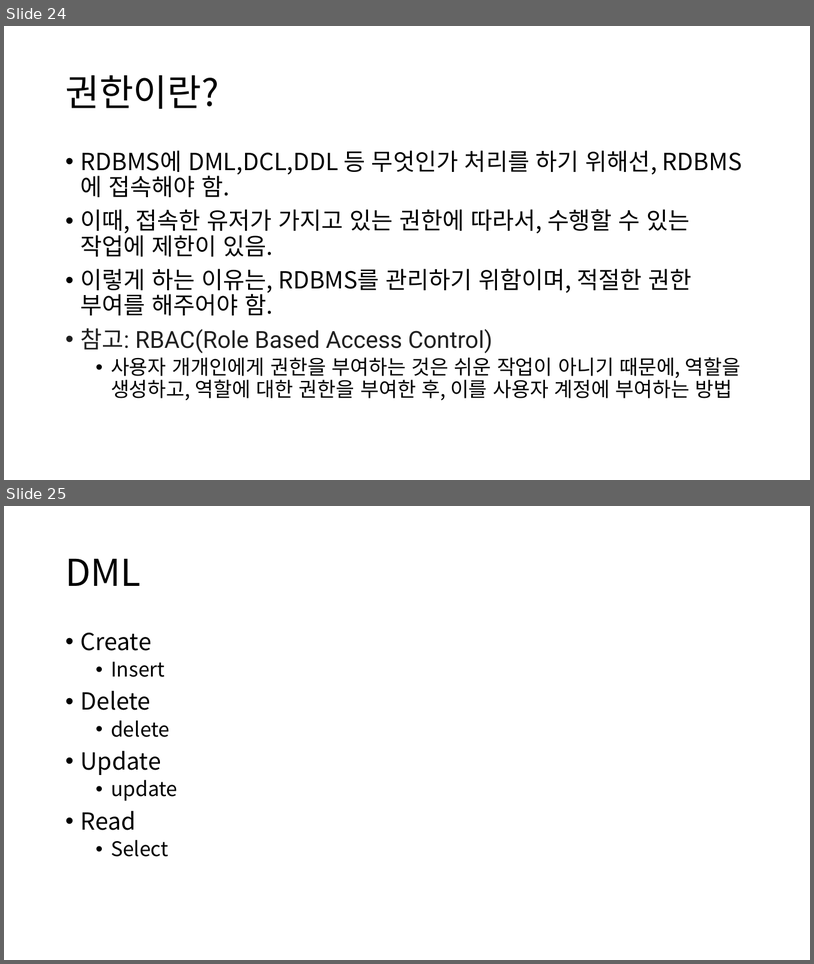
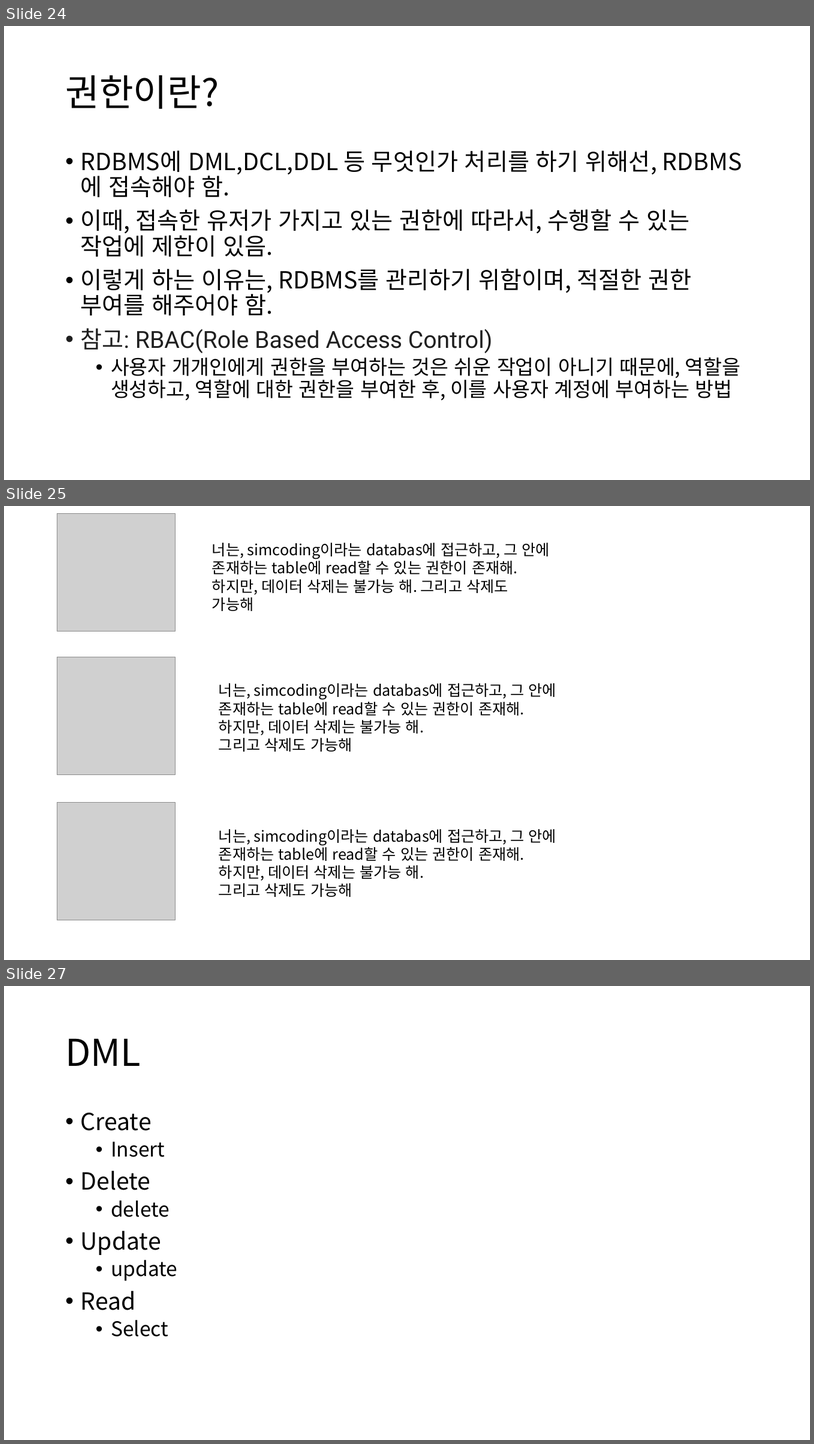
Before and after one commit to Baskervir/simcoding_jm, a slide deck: hy/수업자료/9주차 SQL/SQL.pptx. Shown one above the other, each under a label of ours: slides 24 and 25 before the commit, slides 24, 25 and 27 after it; the slides between them are not shown. The pictures are 814x964 and 814x1444 pixels, drawn with LibreOffice and Linux fonts; fonts in the diff are those of the drawing; grey boxes stand for pictures. Boxes give left, top, right and bottom in pixels: in the first picture for what was removed or moved away, otherwise in the second. Text is boxed around its words. In the diff, an @@ line names an element or a change of style, - is before the commit and + after.

Commit message:
2024-10-13 22:11:%f

```diff
--- a/hy/수업자료/9주차 SQL/SQL.pptx
+++ b/hy/수업자료/9주차 SQL/SQL.pptx
@@ slide 25 added at [4, 506, 810, 960], background #FFFFFF @@
@@ picture added at [57, 514, 175, 632] @@
@@ text added at [212, 543, 550, 611], 18 pt, text #000000 @@
+너는, simcoding이라는 databas에 접근하고, 그 안에 존재하는 table에 read할 수 있는 권한이 존재해. 하지만, 데이터 삭제는 불가능 해. 그리고 삭제도 가능해
@@ picture added at [57, 657, 175, 775] @@
@@ text added at [219, 683, 557, 751], 18 pt, text #000000 @@
+너는, simcoding이라는 databas에 접근하고, 그 안에 존재하는 table에 read할 수 있는 권한이 존재해. 하지만, 데이터 삭제는 불가능 해.
+그리고 삭제도 가능해
@@ picture added at [57, 802, 175, 921] @@
@@ text added at [219, 829, 557, 897], 18 pt, text #000000 @@
+너는, simcoding이라는 databas에 접근하고, 그 안에 존재하는 table에 read할 수 있는 권한이 존재해. 하지만, 데이터 삭제는 불가능 해.
+그리고 삭제도 가능해
@@ what was slide 25 is now slide 27 @@
```
Also in this commit, not shown: 2 other slides added.
